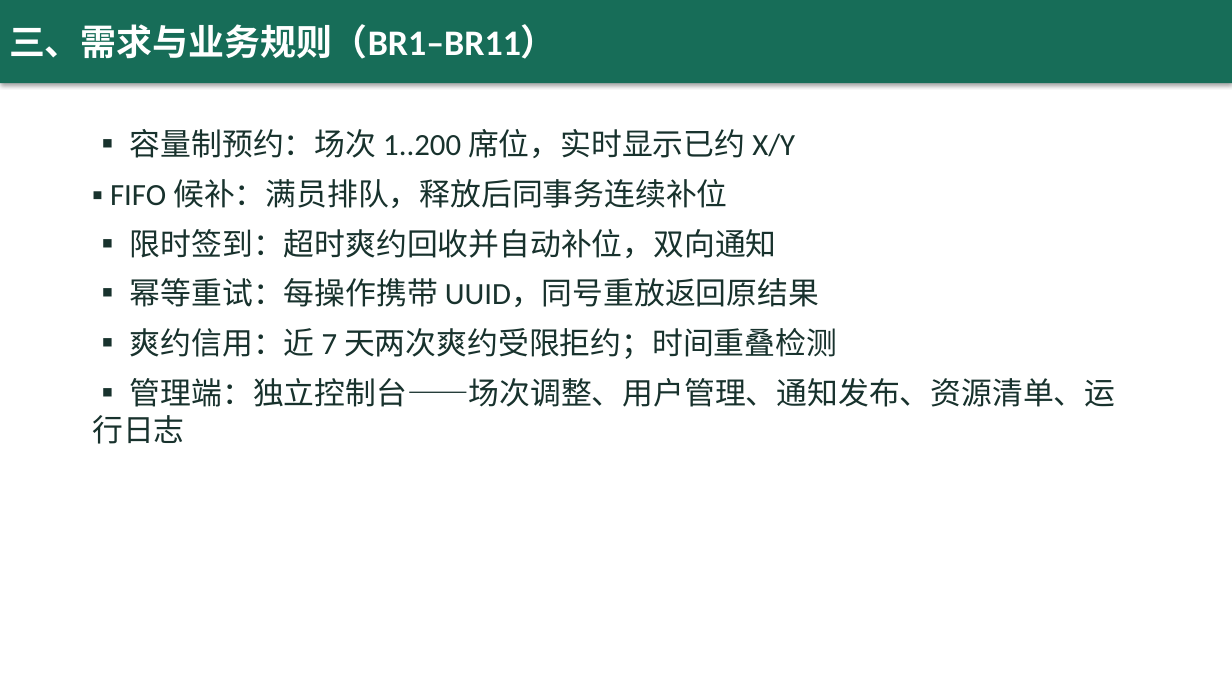
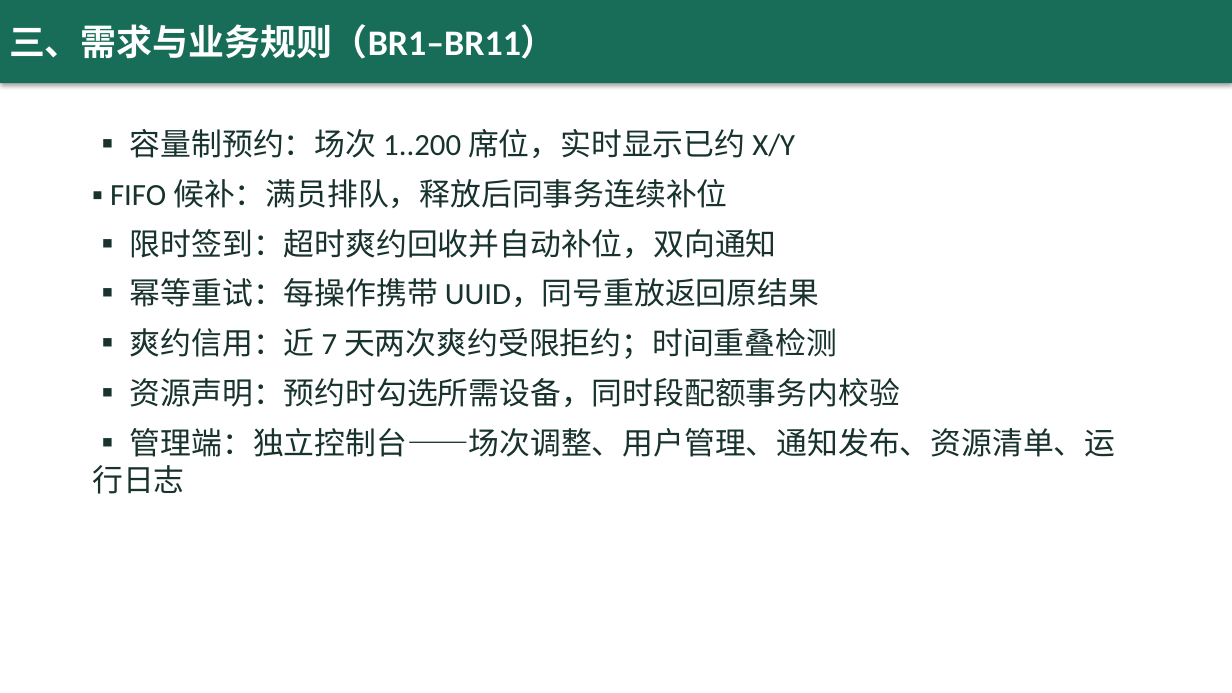
Before and after one commit to yq6666-66/lab-booking-system, a slide deck: slide 4 of docs/thesis/答辩演示.pptx. Drawn at 1232x693 pixels with LibreOffice and Linux fonts; fonts in the diff are those of the drawing. Boxes give left, top, right and bottom in pixels: in the first picture for what was removed or moved away, otherwise in the second. Text is boxed around its words. In the diff, an @@ line names an element or a change of style, - is before the commit and + after.

Commit message:
feat: r14 资源-预约深度一体化——声明配额机制（1.5.0）
- asset_claims 表（(预约,资源) 复合主键，幂等建表）；预约请求可携带 assets 列表（≤5 项）
- booking 事务内先校验后落库：资源归属/AVAILABLE/同时段配额（BR12：声明数<资源总量），
  校验通过才创建预约并写声明——修复"先 INSERT 后校验"导致的占位 bug
- 声明随预约取消/爽约自动失效（统计口径仅计 CONFIRMED）；资源列表纳入请求摘要，
  同编号不同资源保持 REQUEST_ID_CONFLICT 语义
- GET /api/admin/assets/{id}/usage 按日声明统计（仅管理员）
- 用户端预约卡资源可选 chips（AVAILABLE），预约携带声明
- T44 断言组（集成 45 项全绿）、契约 31 端点；CONTRACT BR12/CHANGELOG 1.5.0/PROGRESS/README/
  ER 图 v6(+asset_claims)/论文 BR12·4.4·5.3·6.3·11 张表/PPT 同步

```diff
--- a/docs/thesis/答辩演示.pptx
+++ b/docs/thesis/答辩演示.pptx
@@ text at (130, 378, 900, 407): paragraph added @@
+▪ 资源声明：预约时勾选所需设备，同时段配额事务内校验
```
Also in this commit, not shown: 3 other slides changed, 19 other files.
